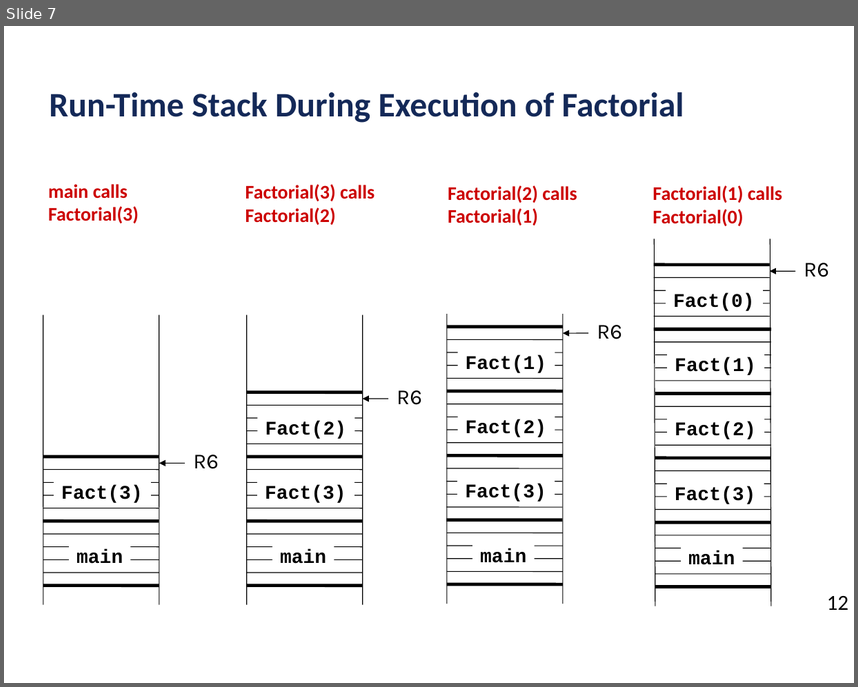
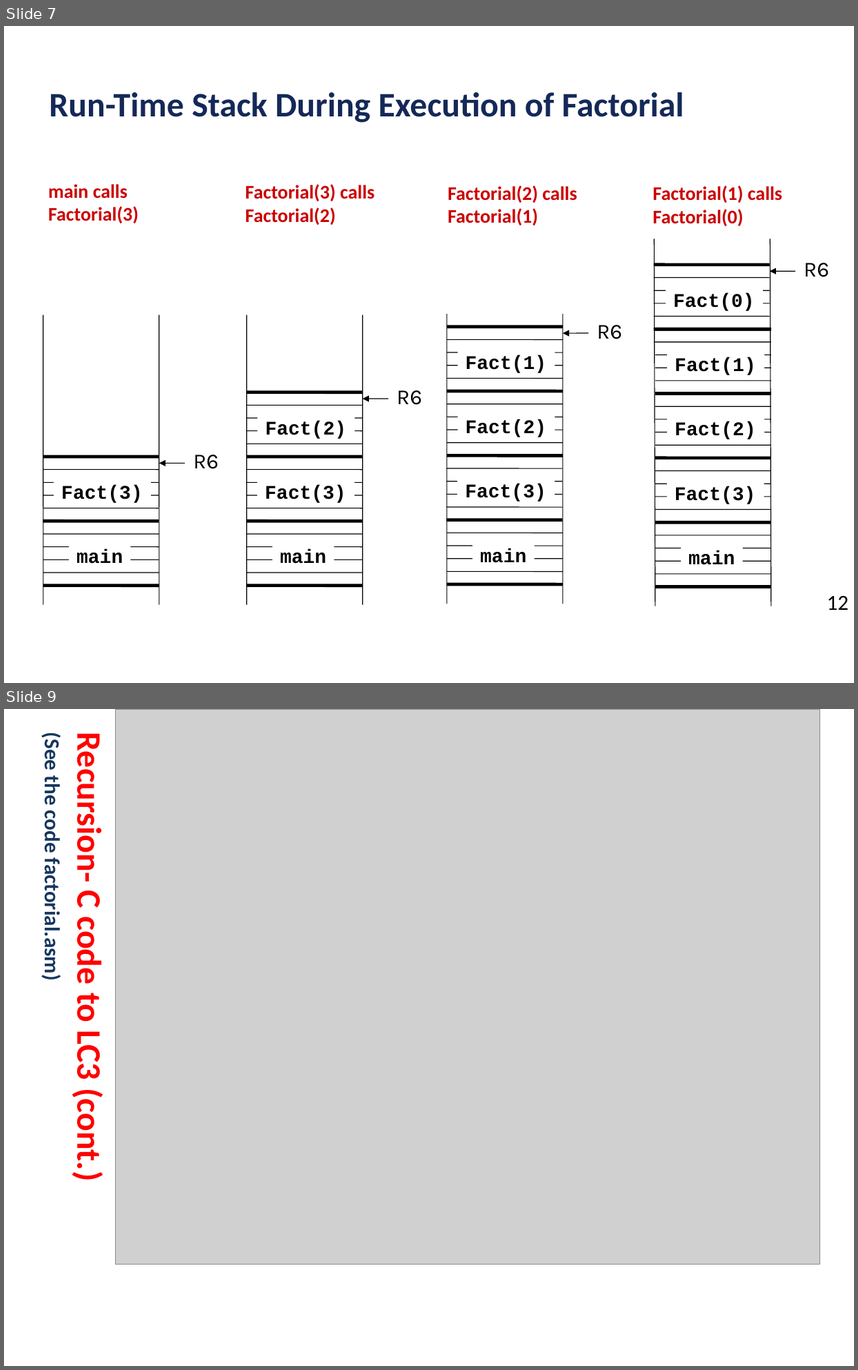
Before and after one commit to ubhowmik/ECE220, a slide deck: Lecture#14/Lecture_14_presentation.pptx. Shown one above the other, each under a label of ours: slide 7 before the commit, slides 7 and 9 after it; the slides between them are not shown. The pictures are 858x687 and 858x1370 pixels, drawn with LibreOffice and Linux fonts; fonts in the diff are those of the drawing; grey boxes stand for pictures; background and template pictures are left out. Boxes give left, top, right and bottom in pixels: in the first picture for what was removed or moved away, otherwise in the second. Text is boxed around its words. In the diff, an @@ line names an element or a change of style, - is before the commit and + after.

```diff
--- a/Lecture#14/Lecture_14_presentation.pptx
+++ b/Lecture#14/Lecture_14_presentation.pptx
@@ slide 9 added at (4,709,854,1366), background #FFFFFF @@
@@ picture added at (115,709,820,1264) @@
@@ text added at (39,736,110,1178), 32 pt, text #FF0000, bold @@
+Recursion- C code to LC3 (cont.)
+(See the code factorial.asm)
```
Also in this commit, not shown: 1 slide changed, 4 other slides added, 2 other files.
